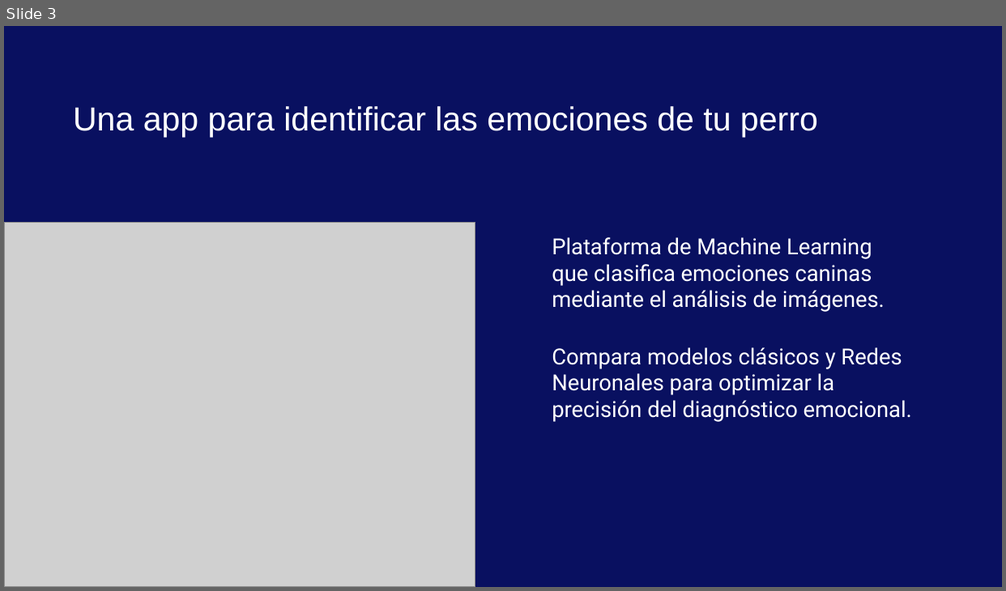
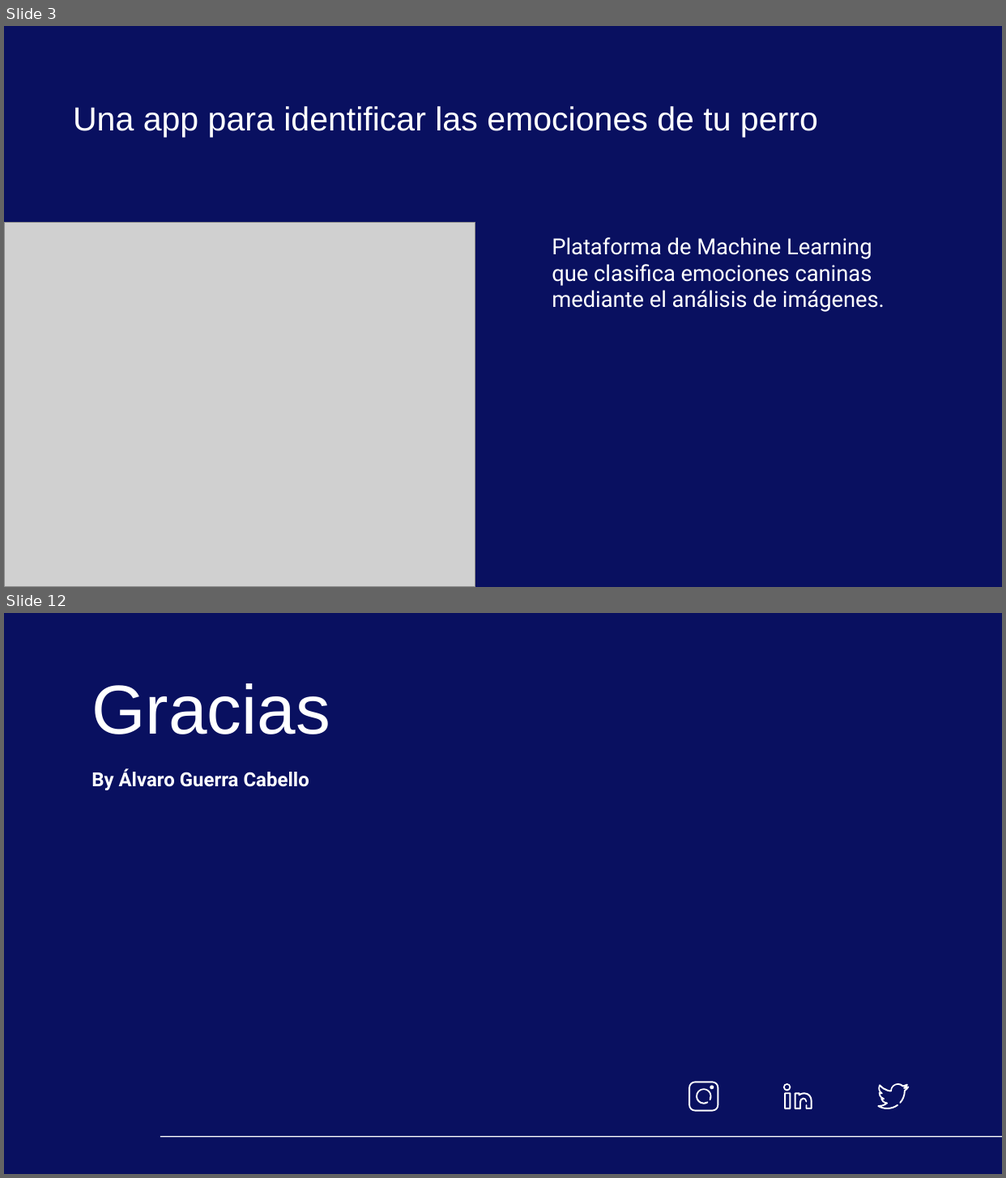
Before and after one commit to AGC79/proyecto_machine_learning_agc, a slide deck: docs/presentacion_app_ml.pptx. Shown one above the other, each under a label of ours: slide 3 before the commit, slides 3 and 12 after it; the slides between them are not shown. The pictures are 1006x591 and 1006x1178 pixels, drawn with LibreOffice and Linux fonts; fonts in the diff are those of the drawing; grey boxes stand for pictures; background and template pictures are left out. Boxes give left, top, right and bottom in pixels: in the first picture for what was removed or moved away, otherwise in the second. Text is boxed around its words. In the diff, an @@ line names an element or a change of style, - is before the commit and + after.

```diff
--- a/docs/presentacion_app_ml.pptx
+++ b/docs/presentacion_app_ml.pptx
@@ slide 12 added at box(4, 613, 1002, 1174), background picture (left out) @@
@@ text added at box(91, 683, 330, 735), 50 pt, text #FFFFFF @@
+Gracias
@@ text added at box(91, 769, 309, 790), 14 pt, text #FFFFFF, bold @@
+By Álvaro Guerra Cabello
@@ freeform shape added at box(688, 1082, 718, 1112), fill #FFFFFF @@
@@ freeform shape added at box(696, 1089, 711, 1105), fill #FFFFFF @@
@@ freeform shape added at box(710, 1085, 714, 1089), fill #FFFFFF @@
@@ freeform shape added at box(783, 1084, 791, 1092), fill #FFFFFF @@
@@ freeform shape added at box(784, 1093, 791, 1110), fill #FFFFFF @@
@@ freeform shape added at box(795, 1093, 812, 1110), fill #FFFFFF @@
@@ freeform shape added at box(877, 1084, 909, 1110), fill #FFFFFF @@
@@ line added from (160, 1137) to (1002, 1137), #FFFFFF 0.75 pt @@
@@ slide 3 changed as well @@
@@ subtitle at box(552, 348, 912, 422): paragraph removed @@
-Compara modelos clásicos y Redes Neuronales para optimizar la precisión del diagnóstico emocional.
```
Also in this commit, not shown: 2 other slides changed, 9 other slides added, 13 slides removed, 2 other files.
